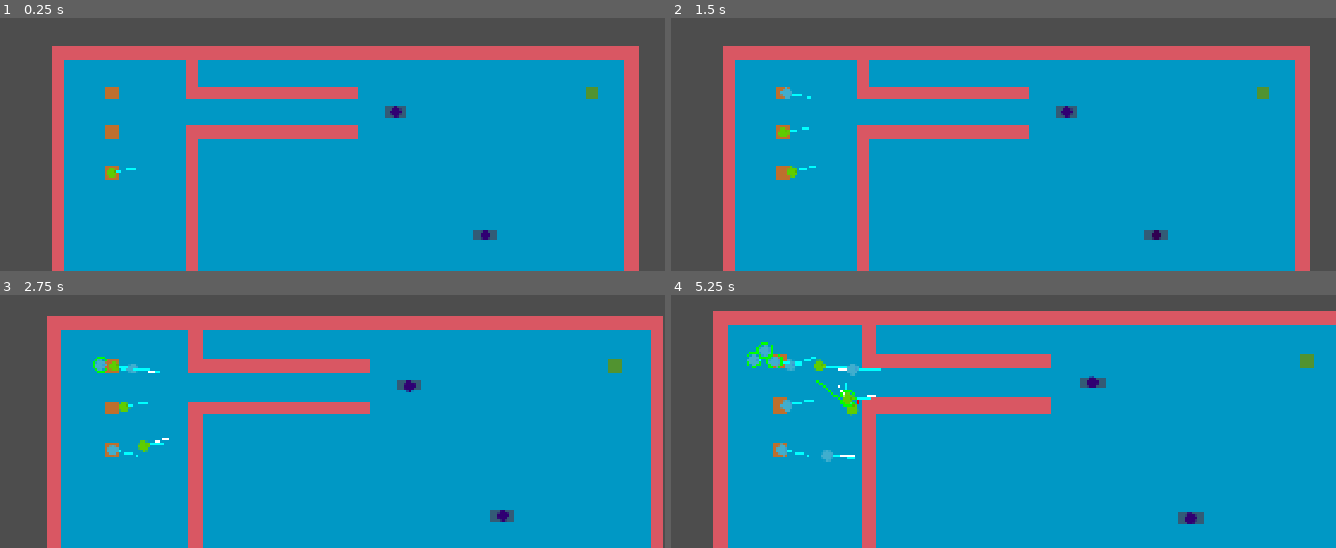
Above: before the commit, frames 1-4 (two rows, left to right).
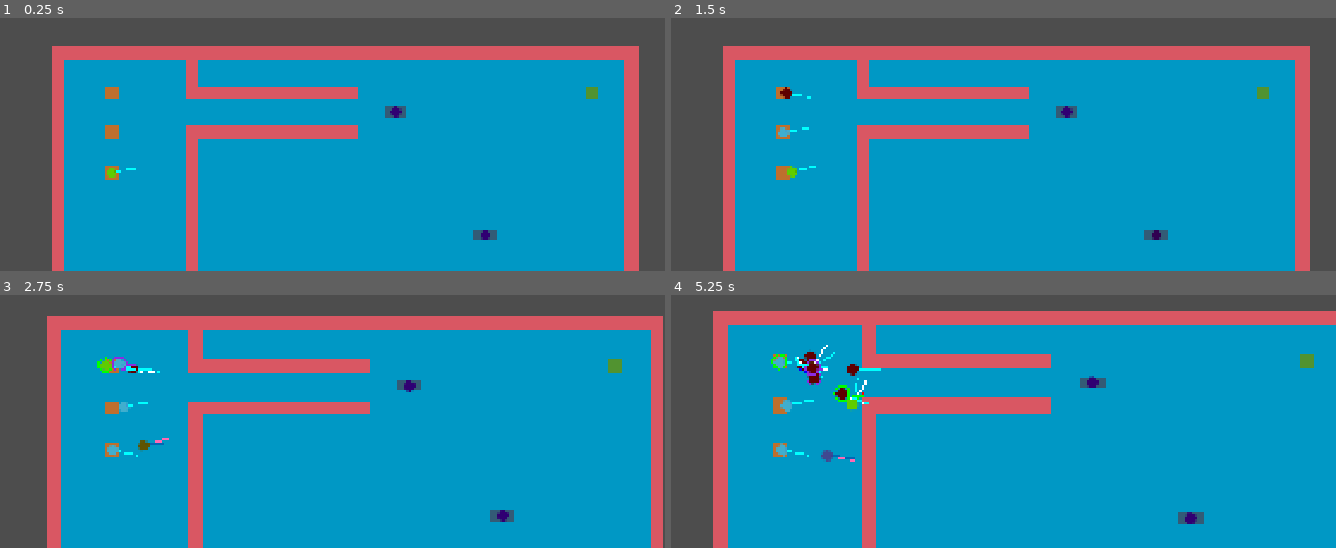
Above: after the commit, the same moments.

Repository: djairoh/crowdSim
Game: Godot game, scene res://scenes/crowd_manager.tscn
Same seed, same stepped clock (60 frames per second), same inputs: the game is played once before the commit and once after it.
Inputs (mouse positions are in pixels of both pictures, inside the frame that each line leads up to):
- Up to frame 1 (0.25 s): no input
- Up to frame 2 (1.5 s): tap Enter at 0.5 s; drag from (1070, 111) to (1163, 235) at 0.52 s; tap R (resetCamera) at 1.25 s; drag from (1156, 235) to (1076, 111) at 1.27 s
- Up to frame 3 (2.75 s): move the mouse to (126, 446) at 2.02 s; hold Mouse wheel up (zoomIn) from 2.03 s (still down); click (126, 446) at 2.17 s
- Up to frame 4 (5.25 s): release Mouse wheel up (zoomIn) at 2.75 s; drag from (804, 368) to (1083, 386) at 2.77 s; drag from (810, 403) to (1183, 515) at 3.52 s; drag from (757, 363) to (1183, 515) at 4.27 s; move the mouse to (823, 454) at 5.02 s; hold Mouse wheel up (zoomIn) from 5.03 s (still down); click (823, 454) at 5.17 s

The runs differ from the first frame. In frame 2, 0.1% of the frame differs, in the area x 16-19%, y 27-48%; in frame 3, 0.5%; in frame 4, 1.4%, in the area x 11-31%, y 18-67%.

Commit message:
clean up code

Diff:
--- a/scenes/crowd_agent.tscn
+++ b/scenes/crowd_agent.tscn
@@ -83,7 +83,6 @@
 max_speed = 5.0
 
 [node name="RecOfInfluence" type="Area2D" parent="Forces" unique_id=410069496]
-visible = false
 collision_layer = 0
 collision_mask = 2
 input_pickable = false
@@ -91,18 +90,15 @@
 
 [node name="CollisionPolygon2D" type="CollisionPolygon2D" parent="Forces/RecOfInfluence" unique_id=224673388]
 unique_name_in_owner = true
-visible = false
 polygon = PackedVector2Array(-8, -8, -8, 8, 0, 8, 0, 16, 72, 16, 72, -16, 0, -16, 0, -8)
 
 [node name="ForwardVisionCollisionShape2D" type="CollisionShape2D" parent="Forces/RecOfInfluence" unique_id=28635057]
 unique_name_in_owner = true
-visible = false
 position = Vector2(36, 0)
 shape = SubResource("RectangleShape2D_6u5ao")
 debug_color = Color(0.9273635, 0.52852875, 1, 0.41960785)
 
 [node name="WallCast" type="Node2D" parent="Forces" unique_id=1265164409]
-visible = false
 
 [node name="left" type="RayCast2D" parent="Forces/WallCast" unique_id=890530243]
 position = Vector2(0, -16)
--- a/scripts/Agent.gd
+++ b/scripts/Agent.gd
@@ -7,9 +7,9 @@
 @onready var standing_collision: CollisionShape2D = $CollisionShape2D
 @onready var fallen_collision: CollisionShape2D = $FallenCollisionShape2D
 
-@onready var forces = $Forces
-@onready var repulsion = $Repulsion
-@onready var rules = $Rules
+@onready var forces: Forces = $Forces
+@onready var repulsion: Repulsion = $Repulsion
+@onready var rules: Rules = $Rules
 @onready var agent_state: AgentState = $AgentState
 @onready var behaviours: Behaviours = $Behaviours
 
@@ -27,7 +27,7 @@
 var desired_velocity: Vector2 = Vector2.ZERO
 var current_speed: float = 0.0
 
-func _ready():
+func _ready() -> void:
 	start_position = global_position
 
 	if start_fallen:
@@ -45,11 +45,20 @@
 	if self.rotation != self.desired_rotation:
 		self.rotation = lerp_angle(self.rotation, self.desired_rotation, clampf(4*delta, 0, 1))
 
-func _physics_process(delta):
+func _physics_process(delta) -> void:
 	# Stop moving if agent falls.
 	if agent_state.is_fallen():
 		velocity = Vector2.ZERO
 		return
+
+	# Calculating desired velocity earlier since we use desired velocity for some forces calculations?
+	var target_max_speed: float = max_speed
+
+	# Increase movement speed when panic
+	if agent_state.is_panic():
+		target_max_speed *= panic_speed_multiplier
+
+	self.desired_velocity = forces.get_desired_direction() * target_max_speed
 
 	# Eq. (1) + Eq. (2)
 	var f_to = forces.get_total_force(true)
@@ -66,7 +75,7 @@
 	rules.update_rules(delta)
 
 	# Update agent state
-	#agent_state.update(delta)
+	agent_state.update(delta)
 
 	# Update agent behaviours
 	behaviours.update(delta)
@@ -77,30 +86,17 @@
 	# Fallen agents forces
 	var F_fa: Vector2 = forces.get_falling_agent_force()
 
-	# TODO: CHANGE beta_i to represent falling agents
 	var beta_i: float = 0.0
 
 	if F_fa.length_squared() > 0.0001:
 		beta_i = 0.5
 
-	# movement_direction = normal desired direction + fallen agent avoidance
-	# movement_direction = ((1-βi[n]) * f_to_i[n]) + (βi[n] * F_fa_i[n])
-	var movement_direction: Vector2 = (
+	# movement_vector = normal desired direction + fallen agent avoidance
+	# movement_vector = ((1-βi[n]) * f_to_i[n]) + (βi[n] * F_fa_i[n])
+	var movement_vector: Vector2 = (
 		(1.0 - beta_i) * f_to
 		+ beta_i * F_fa
 	)
-
-	if movement_direction.length_squared() > 0.0001:
-		movement_direction = movement_direction.normalized()
-
-	# TODO: Calculating desired velocity earlier since we use desired velocity for some forces calculations?
-	var target_max_speed: float = max_speed
-
-	# Increase movement speed when panic
-	if agent_state.is_panic():
-		target_max_speed *= panic_speed_multiplier
-
-	self.desired_velocity = forces.get_desired_direction() * target_max_speed
 
 	# Update v_i[n].
 	# v_i[n] = min(v_i[n-1] + aT, v_i_MAX)
@@ -112,13 +108,13 @@
 	# Instead of desired position, we use the change in position (displacement) to get velocity
 	#
 	# So we modify this equation for displacement
-	# p_i[n] = p_i[n-1] + alpha_i * v_i[n] * movement_direction * T + r_i
-	# p_i[n] - p_i[n-1] = alpha_i * v_i[n] * movement_direction * T + r_i
-	# displacement = alpha_i * v_i[n] * movement_direction * T + r_i
+	# p_i[n] = p_i[n-1] + alpha_i * v_i[n] * movement_vector * T + r_i
+	# p_i[n] - p_i[n-1] = alpha_i * v_i[n] * movement_vector * T + r_i
+	# displacement = alpha_i * v_i[n] * movement_vector * T + r_i
 	var displacement: Vector2 = (
 		alpha_i
 		* current_speed
-		* movement_direction
+		* movement_vector
 		* delta
 		+ r_i
 	)
@@ -134,28 +130,10 @@
 		# Rotate agent to desired direction
 		self.desired_rotation = atan2(self.desired_velocity.y, self.desired_velocity.x)
 
-
-	#if movement_direction.length_squared() > 0.0001:
-		#self.desired_rotation = atan2(
-			#movement_direction.y,
-			#movement_direction.x
-		#)
-		#
 	move_and_slide()
 	queue_redraw()
 
 func _draw():
-
-	var bottleneck_detected = behaviours.bottleneck_avoidance.bottleneck_detected
-	var rerouting = behaviours.bottleneck_avoidance.rerouting
-
-	if rerouting:
-		modulate = Color.LIGHT_CORAL
-	elif bottleneck_detected:
-		modulate = Color.DARK_BLUE
-	else:
-		modulate = Color.WHITE
-
 	if agent_state.is_fallen():
 		var fallen_color: Color
 
@@ -172,12 +150,6 @@
 
 	forces._draw()
 	repulsion._draw()
-
-
-	## Show panic agents
-	#if agent_state.is_panic():
-		#draw_circle(Vector2.ZERO, 6.0, Color.ORANGE_RED, true)
-
 
 	if rules.stopping_rule:
 		draw_circle(Vector2.ZERO, 8.0, Color.RED, false, 2.0)
--- a/scripts/CrowdManager.gd
+++ b/scripts/CrowdManager.gd
@@ -29,6 +29,8 @@
 	# Set panic agents
 	if randf() < impatient_ratio:
 		agent.agent_state.set_impatient()
+	elif randf() < panic_ratio:
+		agent.agent_state.set_panic()
 	else:
 		agent.agent_state.set_normal()
 
--- a/scripts/repulsion.gd
+++ b/scripts/repulsion.gd
@@ -1,4 +1,5 @@
 extends Node2D
+class_name Repulsion
 
 # Class to calculate the agent repulsion to the Wall, Other Obstacles and Other agents.
 # This class is also responsible for the pushing behaviour
--- a/scripts/rules.gd
+++ b/scripts/rules.gd
@@ -1,5 +1,5 @@
 extends Node2D
-
+class_name Rules
 # Class to calculate the StoppingRule (fix shaking behaviour) and WaitingRule (queuing)
 
 @onready var parent: CrowdAgent = get_parent()
Not shown: 1 places in scenes/crowd_agent.tscn that only renumber resources
